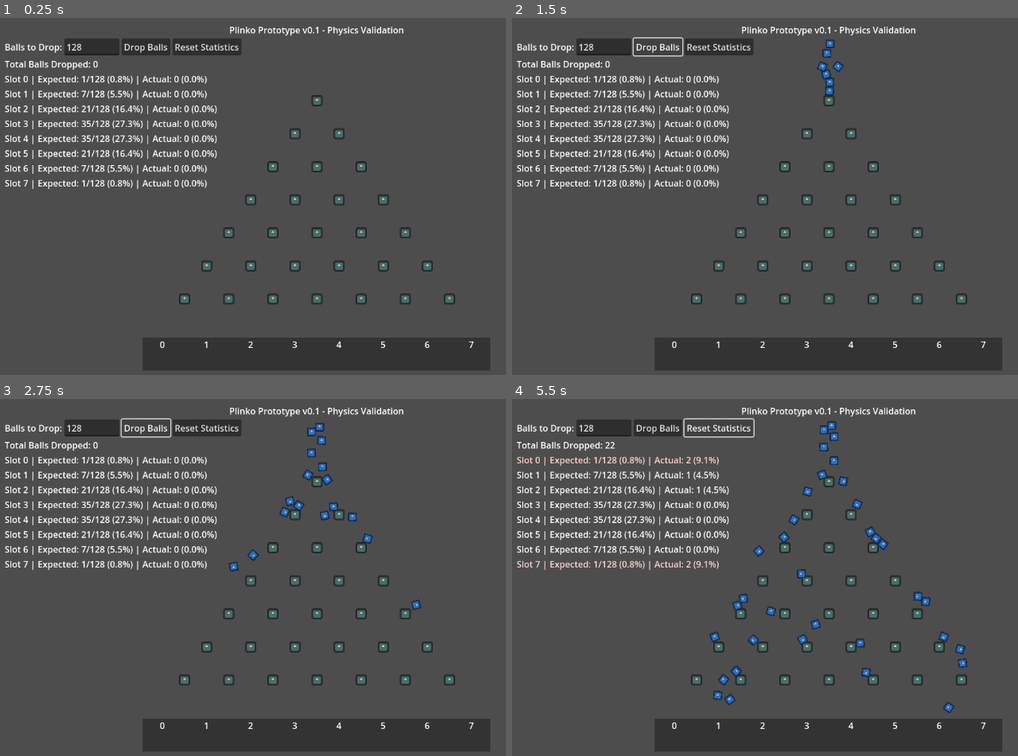
Above: before the commit, frames 1-4 (two rows, left to right).
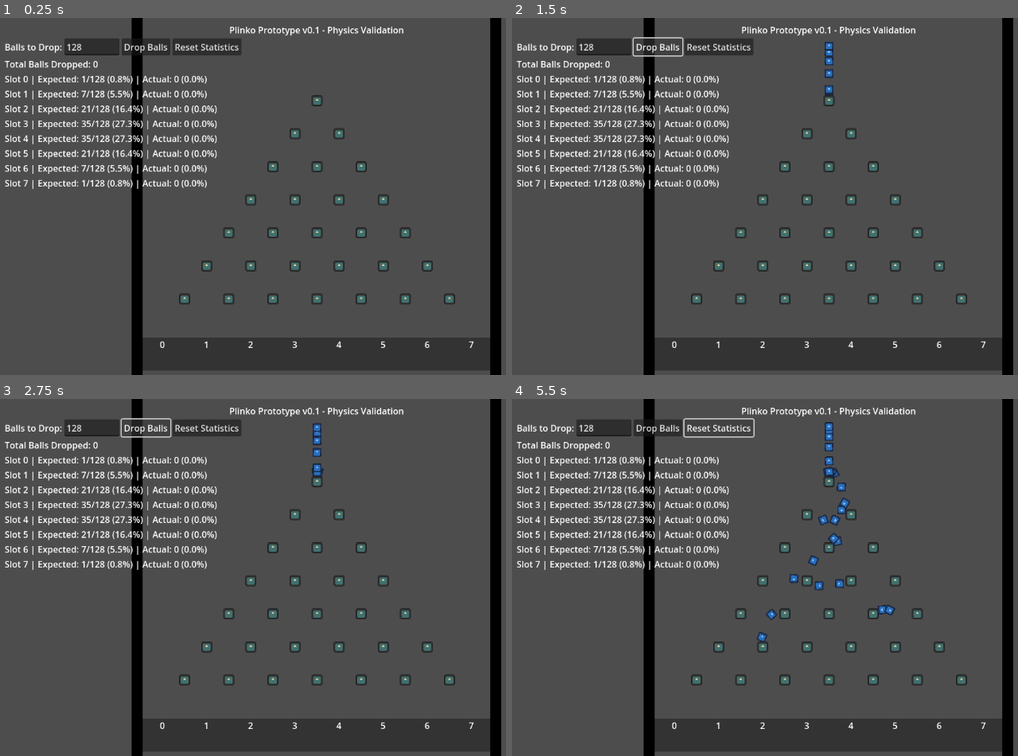
Above: after the commit, the same moments.

Repository: ifreuds/project_plinko
Game: Godot game, scene res://main.tscn
Same seed, same stepped clock (60 frames per second), same inputs: the game is played once before the commit and once after it. The engine's default icon, where the game draws it, is replaced by a stand-in: a white triangle on a blue panel in a dark square.
Inputs:
- Up to frame 1 (0.25 s): no input
- Up to frame 2 (1.5 s): click "Drop Balls" at 0.5 s; click "Drop Balls" at 1.25 s
- Up to frame 3 (2.75 s): click "Drop Balls" at 2 s
- Up to frame 4 (5.5 s): click "Reset Statistics" at 2.75 s

The runs differ from the first frame. In frame 1, 4.3% of the frame differs, in the area x 25-100%, y 0-100%; in frame 2, 4.6%; in frame 3, 5.1%; in frame 4, 7.0%, in the area x 1-100%, y 0-100%.

Commit message:
Fix ball stacking - balls now pass through each other
Added collision layer system:
- Balls: Layer 1, Mask 2 (only collide with pins/walls)
- Pins/Walls: Layer 2, Mask 1 (only collide with balls)
- Result: Balls ignore other balls completely

Also reduced random variation: ±1.0 -> ±0.1 for more consistent drops

🤖 Generated with [Claude Code](https://claude.com/claude-code)

Co-Authored-By: Claude <noreply@anthropic.com>

Diff:
--- a/ball.gd
+++ b/ball.gd
@@ -6,7 +6,7 @@
 func _ready():
 	# Add microscopic randomness to simulate real-world variations
 	# This ensures each ball takes a unique path through pins
-	var tiny_random = randf_range(-1.0, 1.0)
+	var tiny_random = randf_range(-0.1, 0.1)
 	linear_velocity = Vector2(tiny_random, 0)
 
 	# Tiny rotation helps with pin collision variation
--- a/ball.tscn
+++ b/ball.tscn
@@ -11,9 +11,10 @@
 radius = 8.0
 
 [node name="Ball" type="RigidBody2D"]
+collision_layer = 1
+collision_mask = 2
 physics_material_override = SubResource("PhysicsMaterial_ktgx5")
 gravity_scale = 0.5
-linear_damp = 0.0
 angular_damp = 2.0
 script = ExtResource("1_ball")
 
--- a/main.tscn
+++ b/main.tscn
@@ -111,7 +111,6 @@
 
 [node name="Slot0" parent="Slots" instance=ExtResource("3_slot")]
 position = Vector2(296, 0)
-slot_number = 0
 
 [node name="Slot1" parent="Slots" instance=ExtResource("3_slot")]
 position = Vector2(376, 0)
@@ -142,6 +141,8 @@
 slot_number = 7
 
 [node name="LeftWall" type="StaticBody2D" parent="."]
+collision_layer = 2
+collision_mask = 1
 position = Vector2(250, 300)
 
 [node name="CollisionShape2D" type="CollisionShape2D" parent="LeftWall"]
@@ -152,9 +153,11 @@
 offset_top = -350.0
 offset_right = 10.0
 offset_bottom = 350.0
-color = Color(0.3, 0.3, 0.3, 1)
+color = Color(0, 0, 0, 1)
 
 [node name="RightWall" type="StaticBody2D" parent="."]
+collision_layer = 2
+collision_mask = 1
 position = Vector2(900, 300)
 
 [node name="CollisionShape2D" type="CollisionShape2D" parent="RightWall"]
@@ -165,7 +168,7 @@
 offset_top = -350.0
 offset_right = 10.0
 offset_bottom = 350.0
-color = Color(0.3, 0.3, 0.3, 1)
+color = Color(0, 0, 0, 1)
 
 [node name="UI" type="CanvasLayer" parent="."]
 script = ExtResource("4_ui")
--- a/pin.tscn
+++ b/pin.tscn
@@ -11,6 +11,8 @@
 radius = 10.0
 
 [node name="Pin" type="StaticBody2D"]
+collision_layer = 2
+collision_mask = 1
 physics_material_override = SubResource("PhysicsMaterial_h4t62")
 script = ExtResource("1_pin")
 
Not shown: 1 places in main.tscn that only renumber resources
